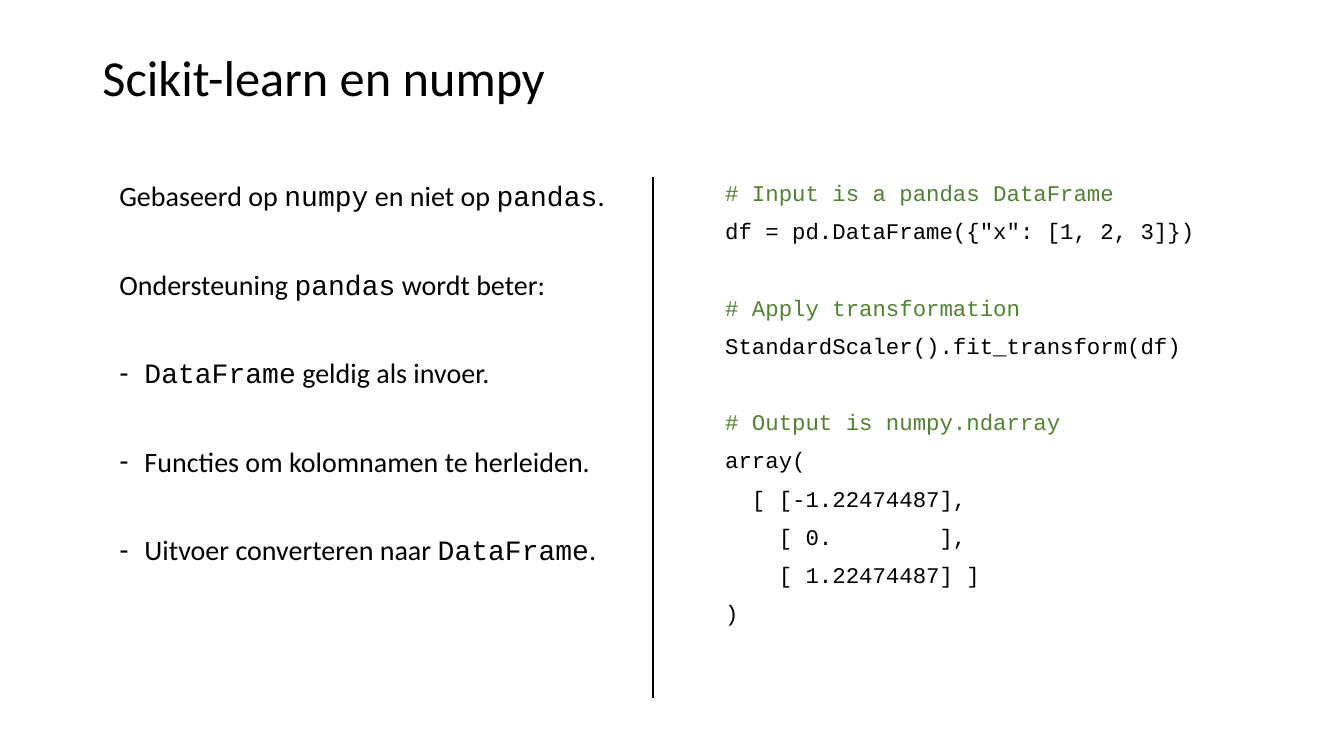
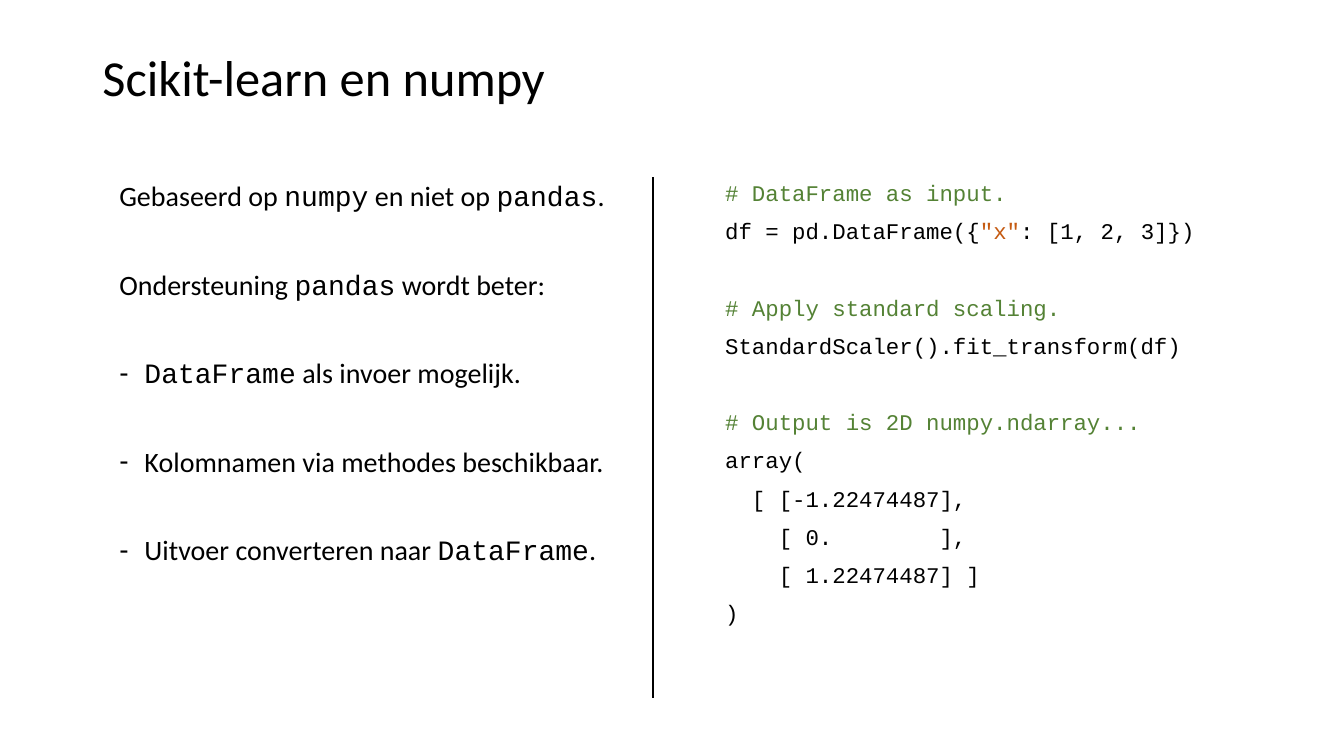
Before and after one commit to LFKoning/knowledge-sharing, a slide deck: slide 8 of python_trainees/4_scikit_learn/python_traineeship_4.pptx. Drawn at 1344x756 pixels with LibreOffice and Linux fonts; fonts in the diff are those of the drawing. Boxes give left, top, right and bottom in pixels: in the first picture for what was removed or moved away, otherwise in the second. Text is boxed around its words. In the diff, an @@ line names an element or a change of style, - is before the commit and + after.

```diff
--- a/python_trainees/4_scikit_learn/python_traineeship_4.pptx
+++ b/python_trainees/4_scikit_learn/python_traineeship_4.pptx
@@ text at <box>752,185,1006,206</box>: text changed @@
-# Input is a pandas DataFrame
+# DataFrame as input.
@@ text at <box>725,223,1195,244</box>: text colour #000000 to #C55A11 in "pd.DataFrame({"x":" @@
@@ text at <box>752,300,1060,321</box>: text changed @@
-# Apply transformation
+# Apply standard scaling.
@@ text at <box>144,363,603,473</box>: text changed @@
-– DataFrame geldig als invoer.
-– Functies om kolomnamen te herleiden.
+– DataFrame als invoer mogelijk.
+– Kolomnamen via methodes beschikbaar.
@@ text at <box>752,414,1140,435</box>: text changed @@
-# Output is numpy.ndarray
+# Output is 2D numpy.ndarray...
```
Also in this commit, not shown: 10 other slides changed, 3 slides added, 1 slide removed, 12 other files.
